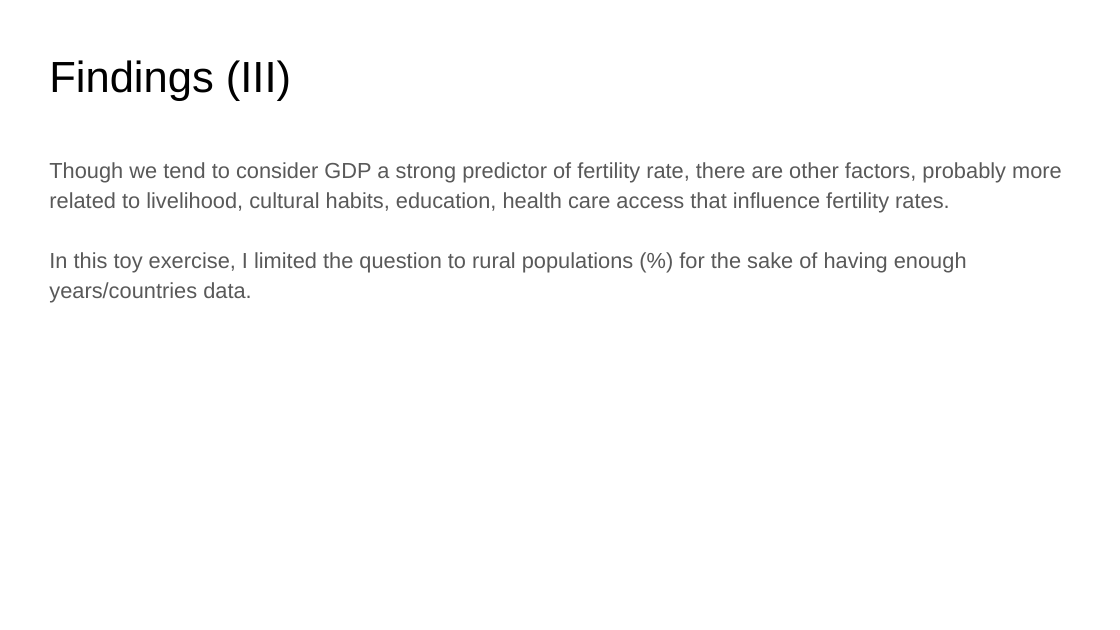
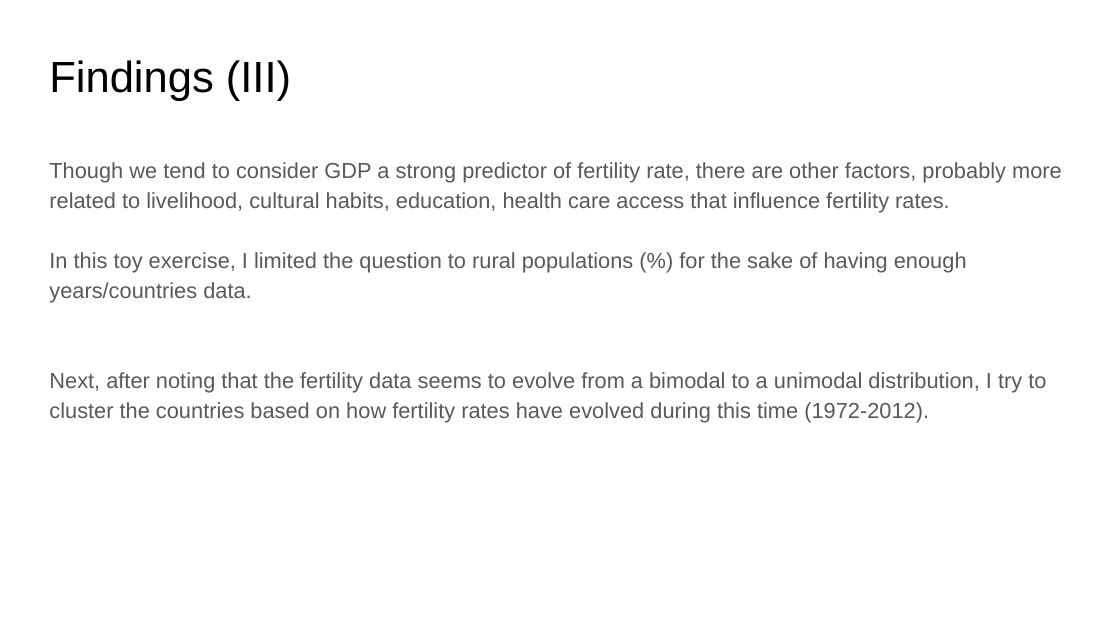
Before and after one commit to marianambc/PythonExercises, a slide deck: slide 10 of DSE_200X_FinalProject_Mariana.pptx (slide 11 before the commit). Drawn at 1120x630 pixels with LibreOffice and Linux fonts; fonts in the diff are those of the drawing. Boxes give left, top, right and bottom in pixels: in the first picture for what was removed or moved away, otherwise in the second. Text is boxed around its words. In the diff, an @@ line names an element or a change of style, - is before the commit and + after.

```diff
--- a/DSE_200X_FinalProject_Mariana.pptx
+++ b/DSE_200X_FinalProject_Mariana.pptx
@@ text at box(49, 372, 1046, 423): paragraph added @@
+Next, after noting that the fertility data seems to evolve from a bimodal to a unimodal distribution, I try to cluster the countries based on how fertility rates have evolved during this time (1972-2012).
```
Also in this commit, not shown: 3 other slides changed, 3 slides added, 4 slides removed, 17 other files.
